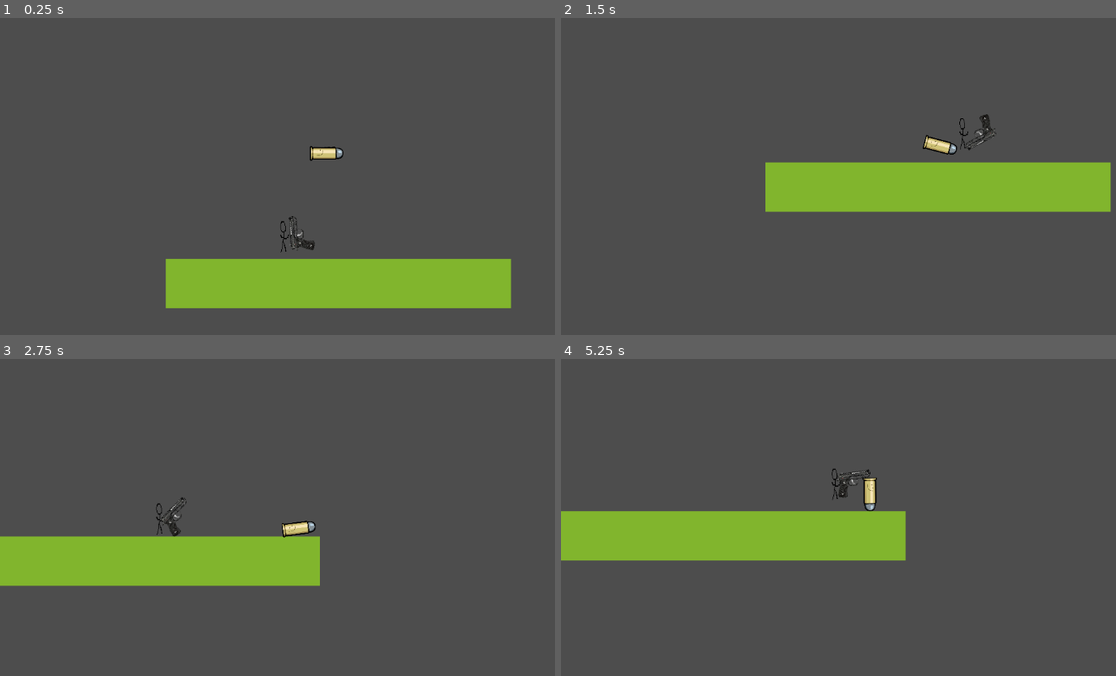
Above: before the commit, frames 1-4 (two rows, left to right).
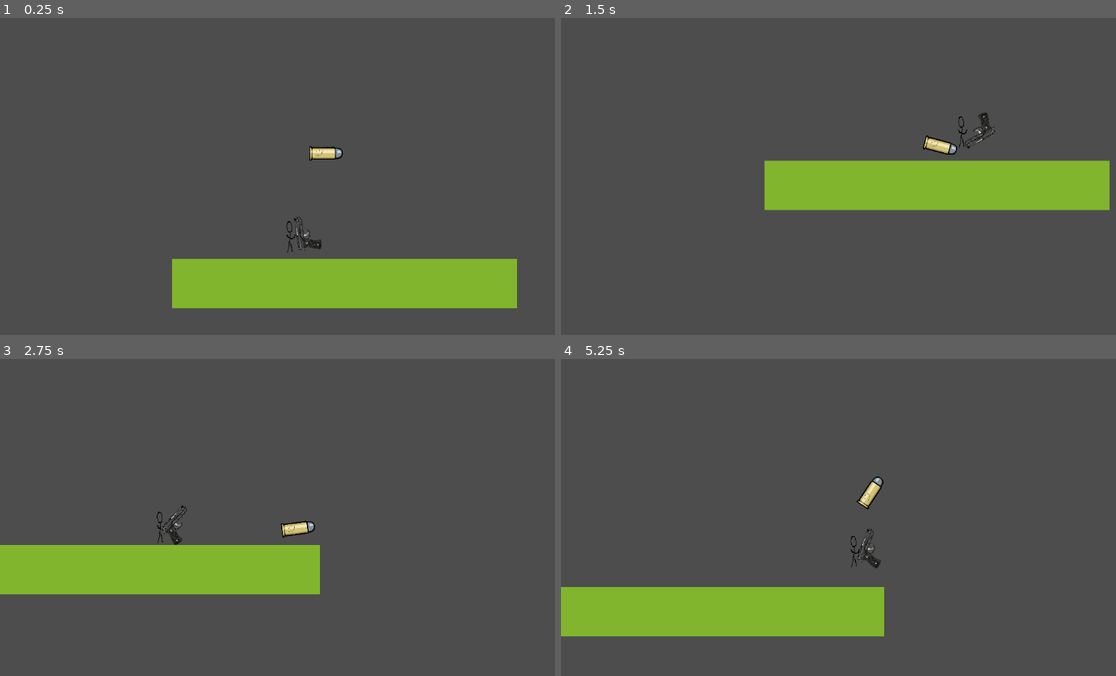
Above: after the commit, the same moments.

Repository: Panda248/Emu-War
Game: Godot game, scene res://scenes/World.tscn
Two runs of this game, one before a commit and one after it. Both use one fixed random seed, a clock stepped at 60 frames per second and the inputs below.
Inputs (mouse positions are in pixels of both pictures, inside the frame that each line leads up to):
- Up to frame 1 (0.25 s): no input
- Up to frame 2 (1.5 s): move the mouse to (1027, 135) at 0.52 s; hold D (move_right) from 0.53 s (still down); click (1027, 135) at 0.6 s; tap W (jump) at 0.77 s; move the mouse to (755, 170) at 1.27 s; click (755, 170) at 1.35 s
- Up to frame 3 (2.75 s): tap W (jump) at 1.52 s; move the mouse to (388, 416) at 2.02 s; release D (move_right) at 2.03 s; hold A (move_left) from 2.03 s (still down); click (388, 416) at 2.1 s
- Up to frame 4 (5.25 s): move the mouse to (849, 568) at 2.77 s; release A (move_left) at 2.78 s; hold D (move_right) 2.78-4.28 s; click (849, 568) at 2.85 s; tap W (jump) at 3.02, 3.77, 4.52 s; move the mouse to (1077, 549) at 3.52 s; click (1077, 549) at 3.6 s; move the mouse to (688, 441) at 4.27 s; hold A (move_left) 4.28-5.03 s; click (688, 441) at 4.35 s; move the mouse to (916, 495) at 5.02 s; hold D (move_right) from 5.03 s (still down); click (916, 495) at 5.1 s

The runs differ from the first frame. In frame 1, 0.6% of the frame differs, in the area x 29-94%, y 40-92%; in frame 2, 1.3%; in frame 3, 3.5%; in frame 4, 19%, in the area x 0-63%, y 34-88%.

Commit message:
no mas friction

Diff:
--- a/Bullet.gd
+++ b/Bullet.gd
@@ -1,7 +1,7 @@
 extends CharacterBody2D
 class_name Bullet
 
-const MOVE_SPEED = 10
+const MOVE_SPEED = 500
 const MAX_ROTATION_DEGREES = 2
 const MOUSE_DEAD_ZONE_RADIUS = 100
 
@@ -16,7 +16,8 @@
 		angleTo = lerp_angle(global_rotation, angleTo, 1.0)
 		angleTo = clamp(angleTo, global_rotation - maxRotation, global_rotation + maxRotation)
 		set_global_rotation(angleTo)
-	move_and_collide(Vector2.RIGHT.rotated(rotation)*MOVE_SPEED)
+	velocity = Vector2.RIGHT.rotated(rotation)*MOVE_SPEED
+	move_and_slide()
 
 func _process(delta):
 	pass
